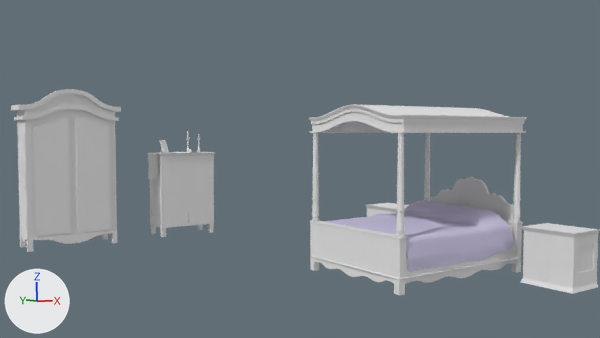
What one commit did to the Blender file Assets/models/house/floor02/bedroom_se/bedroom_se_furniture.blend.
Rendered twice from the file's camera 'Camera'. Every picture has the same lights, and +X, +Y and +Z are marked at lower left.

Script lines for the objects in view, before the commit:
```python
ob_base_002 = bpy.data.objects.new('base.002', me_cube_027)
ob_base_002.parent = ob_endtable_n
ob_base_002.location = (-0.0000941, 0.000764, -0.0276)
ob_base_002.scale = (0.504, 0.375, 0.915)
ob_base_003 = bpy.data.objects.new('base.003', me_cube_031)
ob_base_003.parent = ob_endtable_s
ob_base_003.location = (-0.0000941, 0.000764, -0.0276)
ob_base_003.scale = (0.504, 0.375, 0.915)
ob_bottom_001 = bpy.data.objects.new('bottom.001', me_cube_032)
ob_bottom_001.parent = ob_endtable_s
ob_bottom_001.location = (-0.0000941, -0.0188, -0.0331)
ob_bottom_001.rotation_euler = (0.0, 3.142, 0.0)  # degrees (0, 180, 0)
ob_bottom_001.scale = (0.533, 0.401, 0.0397)
ob_bottom_trim_front = bpy.data.objects.new('bottom_trim_front', me_mesh_007)
ob_bottom_trim_front.parent = ob_wardrobe
ob_bottom_trim_front.location = (0.0152, -0.37, 0.267)
ob_bottom_trim_front.rotation_euler = (-1.571, 0.0, 0.0)  # degrees (-90, 0, 0)
ob_bottom_trim_front.scale = (0.54, 0.433, 0.542)
ob_door_left = bpy.data.objects.new('door_left', me_cube_008)
ob_door_left.location = (-4.6, 6.36, 1.59)
ob_door_left.scale = (0.837, 0.0123, 1.24)
ob_drawers_001 = bpy.data.objects.new('drawers.001', me_cube_029)
ob_drawers_001.location = (1.62, 2.19, -0.03)
ob_drawers_001.rotation_euler = (0.0, 0.0, -1.571)  # degrees (0, 0, -90)
ob_drawers_001.scale = (0.504, 0.375, 0.915)
ob_drawers_002 = bpy.data.objects.new('drawers.002', me_cube_033)
ob_drawers_002.location = (1.6, -2.23, -0.03)
ob_drawers_002.rotation_euler = (0.0, 0.0, -1.571)  # degrees (0, 0, -90)
ob_drawers_002.scale = (0.504, 0.375, 0.915)
ob_top_001 = bpy.data.objects.new('top.001', me_cube_030)
ob_top_001.parent = ob_endtable_n
ob_top_001.location = (-0.0000941, -0.0188, 0.927)
ob_top_001.scale = (0.533, 0.401, 0.0397)
ob_top_002 = bpy.data.objects.new('top.002', me_cube_034)
ob_top_002.parent = ob_endtable_s
ob_top_002.location = (-0.0000941, -0.0188, 0.927)
ob_top_002.scale = (0.533, 0.401, 0.0397)
# also in view: 'door_right' at (-4.12, 6.37, 1.68); 'top_trim_front' at (-4.6, 6.38, 3.45); 'drawers' at (-1.6, 6.85, 1.1); 'base' at (0.12, -0.04, 0.44); 'posts' at (0.12, -0.04, 1.83)
```
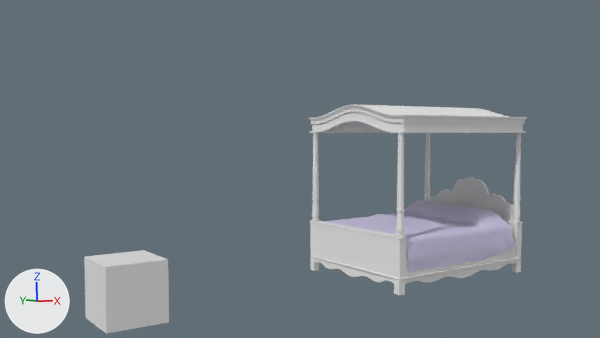
Edits to the bpy script that builds the scene:
```text
Remove ob_drawers_002:
    ob_drawers_002 = bpy.data.objects.new('drawers.002', me_cube_033)
Remove ob_base_003:
    ob_base_003 = bpy.data.objects.new('base.003', me_cube_031)
Remove ob_bottom_001:
    ob_bottom_001 = bpy.data.objects.new('bottom.001', me_cube_032)
Remove ob_top_002:
    ob_top_002 = bpy.data.objects.new('top.002', me_cube_034)
Remove ob_drawers_001:
    ob_drawers_001 = bpy.data.objects.new('drawers.001', me_cube_029)
Remove ob_base_002:
    ob_base_002 = bpy.data.objects.new('base.002', me_cube_027)
Remove ob_top_001:
    ob_top_001 = bpy.data.objects.new('top.001', me_cube_030)
Remove ob_door_left:
    ob_door_left = bpy.data.objects.new('door_left', me_cube_008)
Remove ob_door_right:
    ob_door_right = bpy.data.objects.new('door_right', me_cube_009)
Remove ob_middle_trim_front_001:
    ob_middle_trim_front_001 = bpy.data.objects.new('middle_trim_front.001', me_cube_012)
Remove ob_middle_trim_front_002:
    ob_middle_trim_front_002 = bpy.data.objects.new('middle_trim_front.002', me_cube_013)
Remove ob_wardrobe_base:
    ob_wardrobe_base = bpy.data.objects.new('wardrobe_base', me_cube_007)
Remove ob_bottom_trim_left:
    ob_bottom_trim_left = bpy.data.objects.new('bottom_trim_left', me_mesh_005)
Remove ob_bottom_trim_right:
    ob_bottom_trim_right = bpy.data.objects.new('bottom_trim_right', me_mesh_006)
Remove ob_bottom_trim_front:
    ob_bottom_trim_front = bpy.data.objects.new('bottom_trim_front', me_mesh_007)
Remove ob_wardrobe_legs:
    ob_wardrobe_legs = bpy.data.objects.new('wardrobe_legs', me_cube_010)
Remove ob_middle_trim_front:
    ob_middle_trim_front = bpy.data.objects.new('middle_trim_front', me_cube_011)
Remove ob_middle_trim_sides:
    ob_middle_trim_sides = bpy.data.objects.new('middle_trim_sides', me_cube_014)
Remove ob_sides:
    ob_sides = bpy.data.objects.new('sides', me_cube_018)
Remove ob_top_trim_front:
    ob_top_trim_front = bpy.data.objects.new('top_trim_front', me_cube_019)
Remove ob_top_trim_sides:
    ob_top_trim_sides = bpy.data.objects.new('top_trim_sides', me_cube_026)
Remove ob_dresser_base:
    ob_dresser_base = bpy.data.objects.new('dresser_base', me_cube_001)
Remove ob_candle1:
    ob_candle1 = bpy.data.objects.new('candle1', me_cylinder_005)
Remove ob_candle2:
    ob_candle2 = bpy.data.objects.new('candle2', me_cylinder_007)
Remove ob_candlestick2_000:
    ob_candlestick2_000 = bpy.data.objects.new('candlestick2.000', me_mesh_000)
Remove ob_candlestick2_001:
    ob_candlestick2_001 = bpy.data.objects.new('candlestick2.001', me_mesh_004)
Remove ob_cloth:
    ob_cloth = bpy.data.objects.new('cloth', me_plane_001)
Remove ob_frame:
    ob_frame = bpy.data.objects.new('frame', me_cube_004)
Remove ob_photo:
    ob_photo = bpy.data.objects.new('photo', me_plane_002)
Remove ob_frame_stand:
    ob_frame_stand = bpy.data.objects.new('frame_stand', me_cube_005)
Remove ob_dresser_legs:
    ob_dresser_legs = bpy.data.objects.new('dresser_legs', me_cube_003)
Remove ob_snuffer:
    ob_snuffer = bpy.data.objects.new('snuffer', me_cylinder_008)
Remove ob_top:
    ob_top = bpy.data.objects.new('top', me_cube_006)
Remove ob_drawers:
    ob_drawers = bpy.data.objects.new('drawers', me_cube_002)
Add ob_chair:
    ob_chair = bpy.data.objects.new('chair', me_cube_001_1)  # a box spanning x -1.0..1.0, y -1.0..1.0, z -1.0..1.0
    ob_chair.parent = ob_sitting_chair
    ob_chair.location = (-5.712, 0.0, 0.424)
    ob_chair.scale = (0.457, 0.457, 0.457)
Add ob_sitting_chair:
    ob_sitting_chair = bpy.data.objects.new('sitting_chair', None)
    ob_sitting_chair.location = (-5.712, 0.0, 0.424)
```

Where the change shows, as pixel boxes (x1, y1, x2, y2) in the pictures (600 x 338 px):
'chair', added
    after: (84, 250, 169, 334)
'door_left', deleted
    before: (32, 119, 71, 236)
'wardrobe_base', deleted
    before: (17, 94, 117, 238)
'door_right', deleted
    before: (75, 119, 111, 232)
'drawers', deleted
    before: (164, 162, 211, 226)
'base.003', deleted
    before: (523, 231, 598, 288)
'dresser_base', deleted
    before: (150, 155, 214, 228)
'drawers.002', deleted
    before: (525, 240, 581, 286)
'sides', deleted
    before: (17, 127, 27, 236)
'top.002', deleted
    before: (521, 223, 600, 238)
'top_trim_front', deleted
    before: (25, 89, 116, 111)
'bottom_trim_front', deleted
    before: (33, 231, 113, 244)
'bottom.001', deleted
    before: (520, 278, 598, 294)
'middle_trim_front', deleted
    before: (25, 106, 116, 121)
'cloth', deleted
    before: (148, 152, 214, 180)
'wardrobe_legs', deleted
    before: (20, 230, 117, 252)
'top.001', deleted
    before: (365, 203, 409, 212)
'top', deleted
    before: (157, 152, 216, 157)
'dresser_legs', deleted
    before: (151, 223, 214, 237)
'base.002', deleted
    before: (367, 208, 397, 217)
'top_trim_sides', deleted
    before: (11, 105, 121, 112)
'middle_trim_front.001', deleted
    before: (32, 117, 68, 130)
'middle_trim_front.002', deleted
    before: (75, 117, 101, 125)
'frame', deleted
    before: (159, 140, 169, 153)
'middle_trim_sides', deleted
    before: (14, 116, 119, 121)
'photo', deleted
    before: (161, 142, 167, 151)
'candlestick2.001', deleted
    before: (197, 138, 201, 152)
'bottom_trim_left', deleted
    before: (21, 235, 27, 242)
'candlestick2.000', deleted
    before: (186, 138, 189, 152)
'candle1', deleted
    before: (187, 131, 189, 138)
